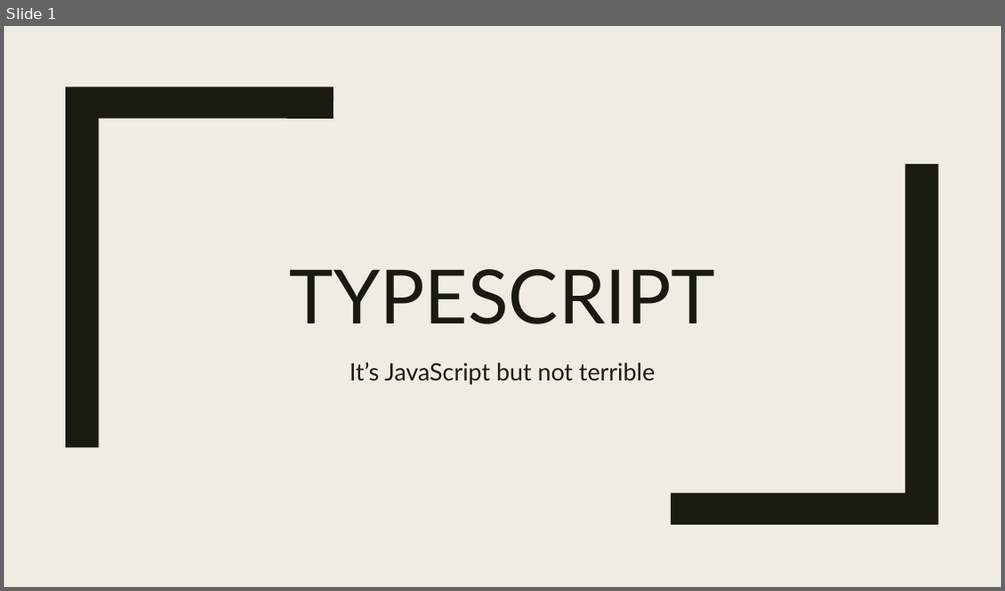
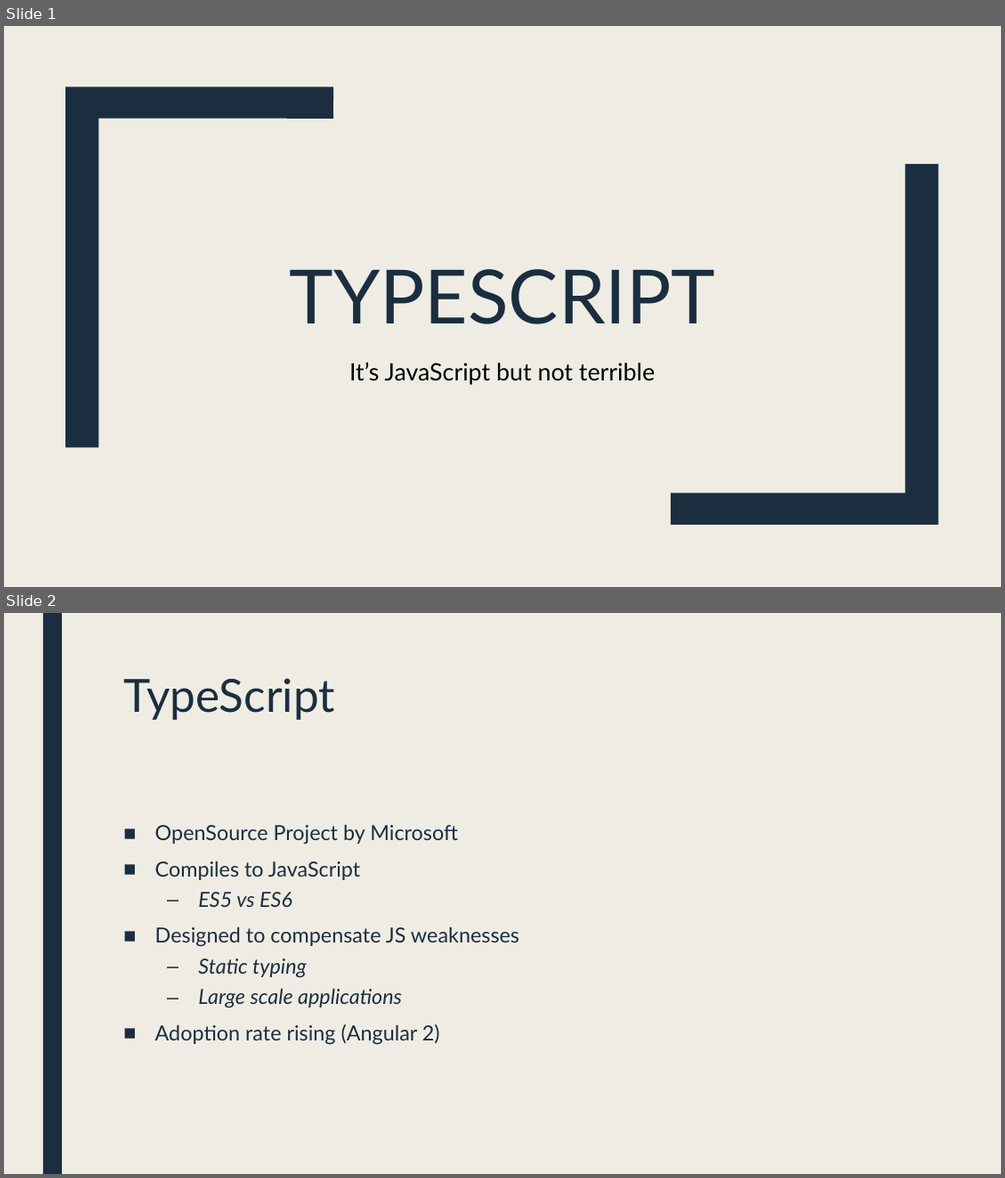
Before and after one commit to manuelhuber/typescript, a slide deck: Typescript.pptx. Shown one above the other, each under a label of ours: slide 1 before the commit, slides 1 and 2 after it. The pictures are 1005x591 and 1005x1178 pixels, drawn with LibreOffice and Linux fonts; fonts in the diff are those of the drawing. Boxes give left, top, right and bottom in pixels: in the first picture for what was removed or moved away, otherwise in the second. Text is boxed around its words. In the diff, an @@ line names an element or a change of style, - is before the commit and + after.

```diff
--- a/Typescript.pptx
+++ b/Typescript.pptx
@@ slide 2 added at bbox=[4, 613, 1001, 1174], background #EFEDE3 @@
@@ rectangle added at bbox=[43, 613, 62, 1174], fill #1A2E40 @@
@@ title added at bbox=[123, 678, 334, 720], 44 pt, text #1A2E40 @@
+TypeScript
@@ text added at bbox=[155, 824, 519, 1045], 20 pt, text #1A2E40 @@
+■ OpenSource Project by Microsoft
+■ Compiles to JavaScript
+  – ES5 vs ES6
+■ Designed to compensate JS weaknesses
+  – Static typing
+  – Large scale applications
+■ Adoption rate rising (Angular 2)
@@ slide 1 changed as well @@
@@ rectangle added at bbox=[21, 26, 64, 587], fill #EFEDE3 @@
@@ freeform shape at bbox=[65, 87, 333, 447]: fill #191B0E to #1A2E40 @@
@@ title "TYPESCRIPT" at bbox=[290, 269, 716, 324]: text colour #191B0E to #1A2E40 @@
@@ freeform shape at bbox=[671, 164, 938, 524]: fill #191B0E to #1A2E40 @@
@@ subtitle "It’s JavaScript but not terrible" at bbox=[349, 362, 655, 385]: text colour #191B0E to #000000 @@
```
Also in this commit, not shown: 9 other slides changed, 37 other slides added, 2 other files.
